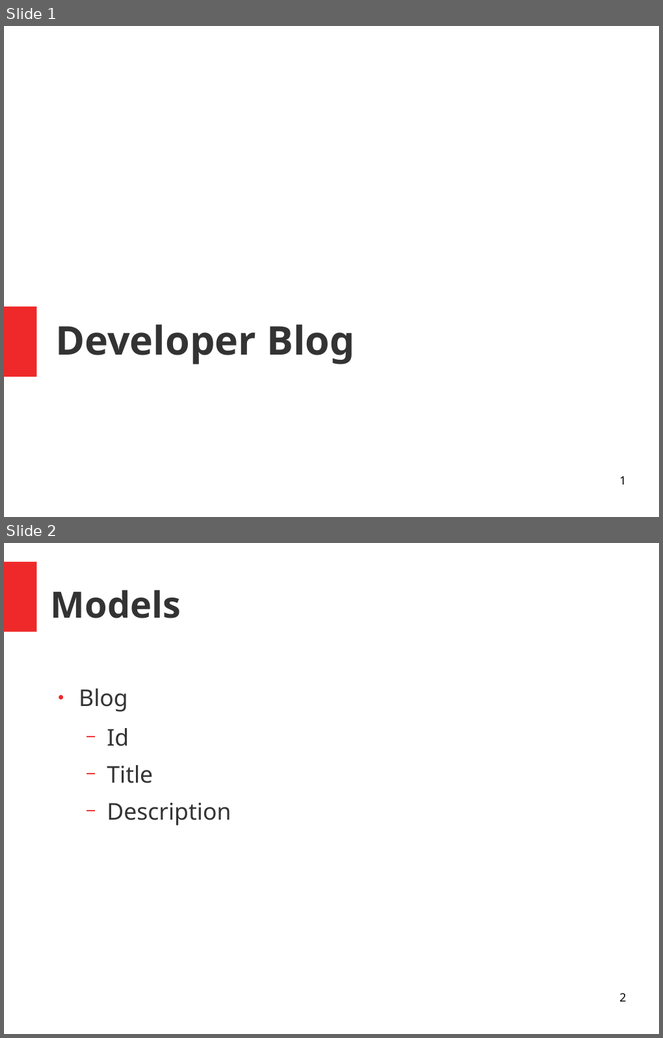
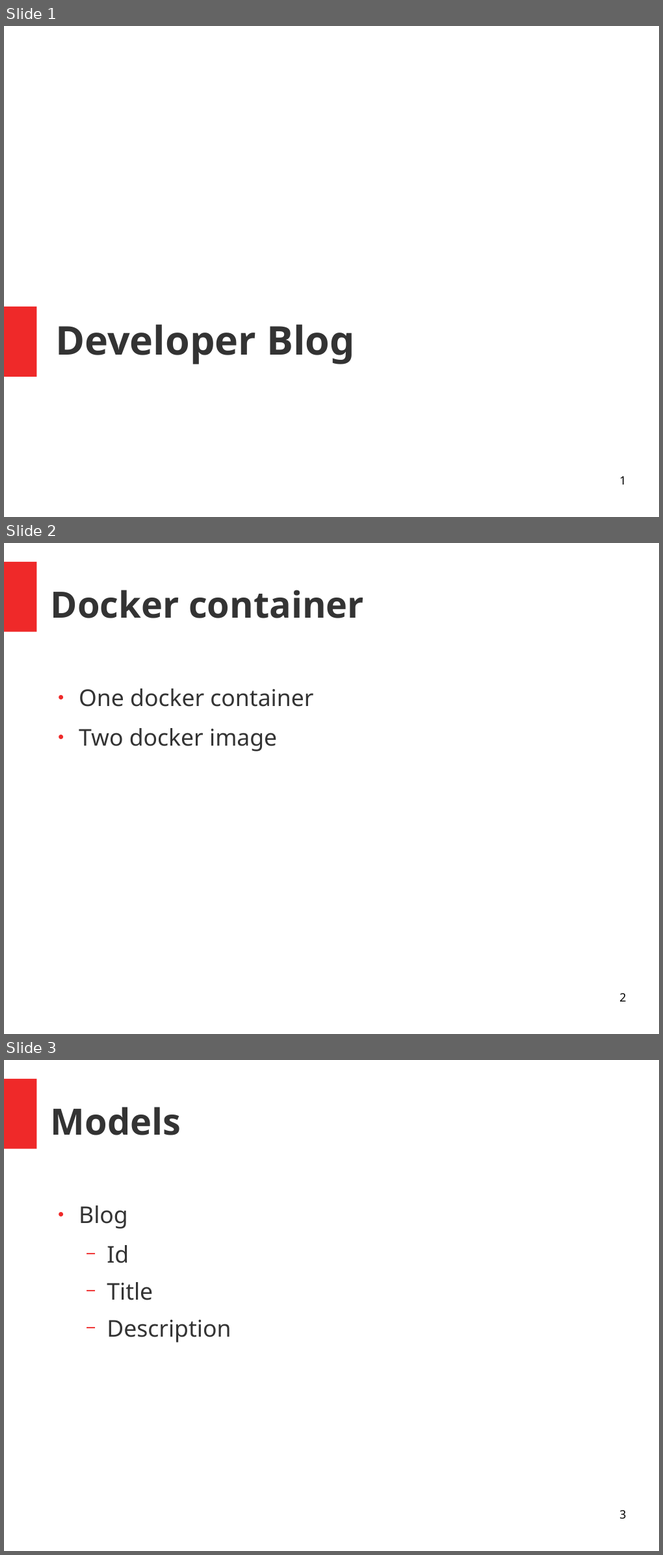
Before and after one commit to SzilvasiPeter/ASPNET-MVC-Webapplication, a slide deck: Documents/BlogPresentation.odp. Shown one above the other, each under a label of ours: slides 1 and 2 before the commit, slides 1, 2 and 3 after it. The pictures are 663x1038 and 663x1555 pixels, drawn with LibreOffice and Linux fonts; fonts in the diff are those of the drawing. Boxes give left, top, right and bottom in pixels: in the first picture for what was removed or moved away, otherwise in the second. Text is boxed around its words. In the diff, an @@ line names an element or a change of style, - is before the commit and + after.

Commit message:
Fix image typo

```diff
--- a/Documents/BlogPresentation.odp
+++ b/Documents/BlogPresentation.odp
@@ slide 2 added at (x1=4, y1=543, x2=659, y2=1034), background #FFFFFF; not listed: 1 template element that a slide beside it also shows @@
@@ title added at (x1=51, y1=590, x2=364, y2=618), 44 pt, text #333333, bold @@
+Docker container
@@ text added at (x1=79, y1=689, x2=313, y2=752), 28 pt, text #333333 @@
+● One docker container
+● Two docker image
@@ page number added at (x1=620, y1=993, x2=626, y2=1002), 14 pt, text #000000 @@
+2
@@ what was slide 2 is now slide 3 @@
@@ page number at (x1=620, y1=1510, x2=626, y2=1520): text changed @@
-2
+3
```
Also in this commit, not shown: 2 other files.
